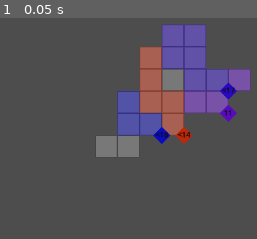
Above: before the commit, frame 1.
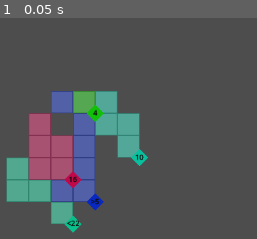
Above: after the commit, the same moment.

Repository: Javen-W/Ritz
Game: Godot game, scene res://game.tscn
Two runs of this game, one before a commit and one after it. Both use one fixed random seed, a clock stepped at 60 frames per second and the inputs below.
Inputs:
- Up to frame 1 (0.05 s): no input

The runs differ from the first frame. In frame 1, 34% of the frame differs, in the area x 2-98%, y 3-98%.

Commit message:
refactor constraint generation

Diff:
--- a/domino.gd
+++ b/domino.gd
@@ -14,13 +14,13 @@
 	update_pips()
 	update_horizontal()
 
-func init(pos1: Vector2i, pos2: Vector2i, left: int, right: int, horizontal: bool = true) -> void:
-	tile_pos1 = pos1
-	tile_pos2 = pos2
-	value_left = left
-	value_right = right
-	is_horizontal = horizontal
-	print("Domino init(): value_left={0}, value_right={1}".format([value_left, value_right]))
+func init(pos1: Vector2i, pos2: Vector2i, left_value: int, right_value: int, horizontal: bool = true) -> void:
+	self.tile_pos1 = pos1
+	self.tile_pos2 = pos2
+	self.value_left = left_value
+	self.value_right = right_value
+	self.is_horizontal = horizontal
+	print("Domino init(): value_left={0}, value_right={1}, pos1={2}, pos2={3}".format([value_left, value_right, tile_pos1, tile_pos2]))
 
 func update_pips() -> void:
 	if shader_material:
--- a/game.gd
+++ b/game.gd
@@ -99,12 +99,13 @@
 # --------------------------------------------------------------
 # Generate domino
 # --------------------------------------------------------------
-func generate_domino(tile1: Tile, tile2: Tile, horizontal: bool) -> Domino:
+func generate_domino(tile1: Tile, tile2: Tile, is_horizontal: bool) -> Domino:
 	var domino := domino_scene.instantiate() as Domino
-	var left := rng.randi_range(0, 6)
-	var right := rng.randi_range(0, 6)
 
-	domino.init(tile1.position, tile2.position, left, right, horizontal)
+	var left_value := rng.randi_range(0, 6)
+	var right_value := rng.randi_range(0, 6)
+
+	domino.init(tile1.position, tile2.position, left_value, right_value, is_horizontal)
 	domino_nodes.add_child(domino)
 	dominos.append(domino)
 
@@ -133,25 +134,24 @@
 		var group : Array[Dictionary] = []
 
 		# Take `size` tiles
-		while len(group) < size and !remaining_tilestates.is_empty():
-			group.append(remaining_tilestates.pop_back())
+		while len(group) < size:
+			if remaining_tilestates.is_empty():
+				break
+			var next_tilestate = remaining_tilestates.pop_back()
+			print(next_tilestate["position"] / 64.0)
+			group.append(next_tilestate)
 
 		if group.size() < MIN_SIZE:
 			break
 
 		# Occasionally skip singles
 		if group.size() == 1:
-			if rng.randf() < 0.7:
-				continue
-			else:
-				group = []  # skip
+			if rng.randf() < 0.25:
 				continue
 
 		# Create constraint
 		var c := constraint_scene.instantiate() as Constraint
 		c.group = group
 		c.generate(rng)
-
-		# Add constraint node
 		constraint_nodes.add_child(c)
 		constraints.append(c)
--- a/game.tscn
+++ b/game.tscn
@@ -4,6 +4,7 @@
 
 [node name="Game" type="Node2D"]
 script = ExtResource("1_80nbo")
+SEED = 779
 
 [node name="Camera2D" type="Camera2D" parent="."]
 zoom = Vector2(0.5, 0.5)
